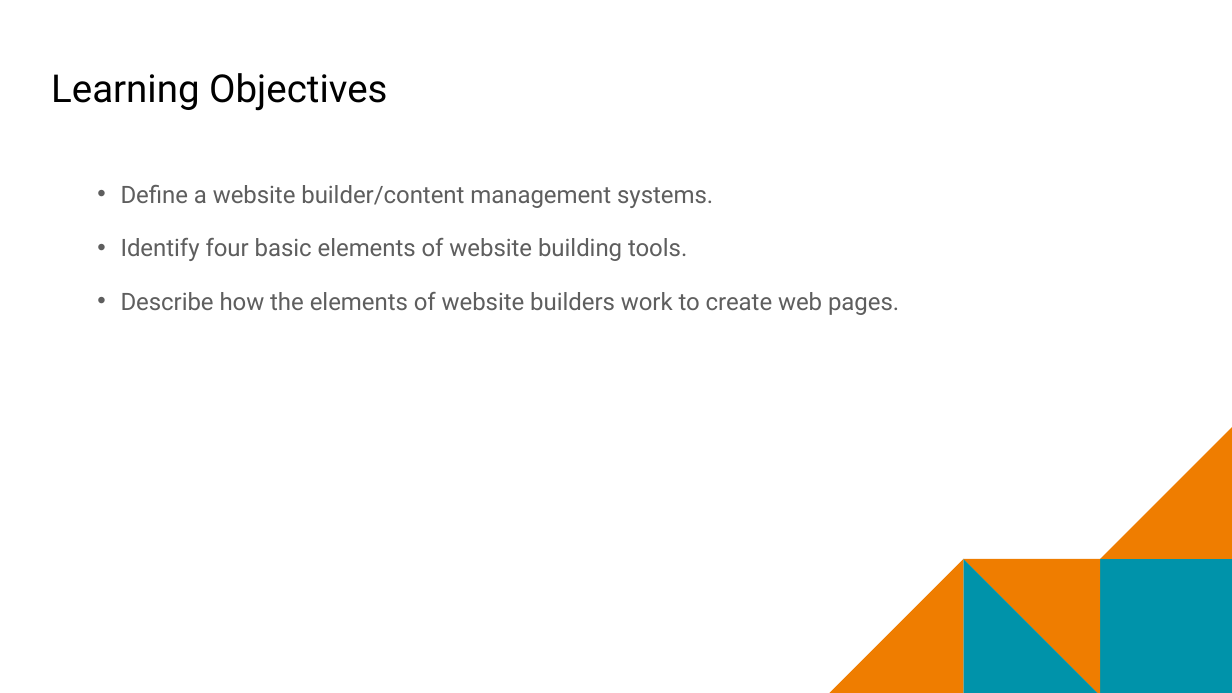
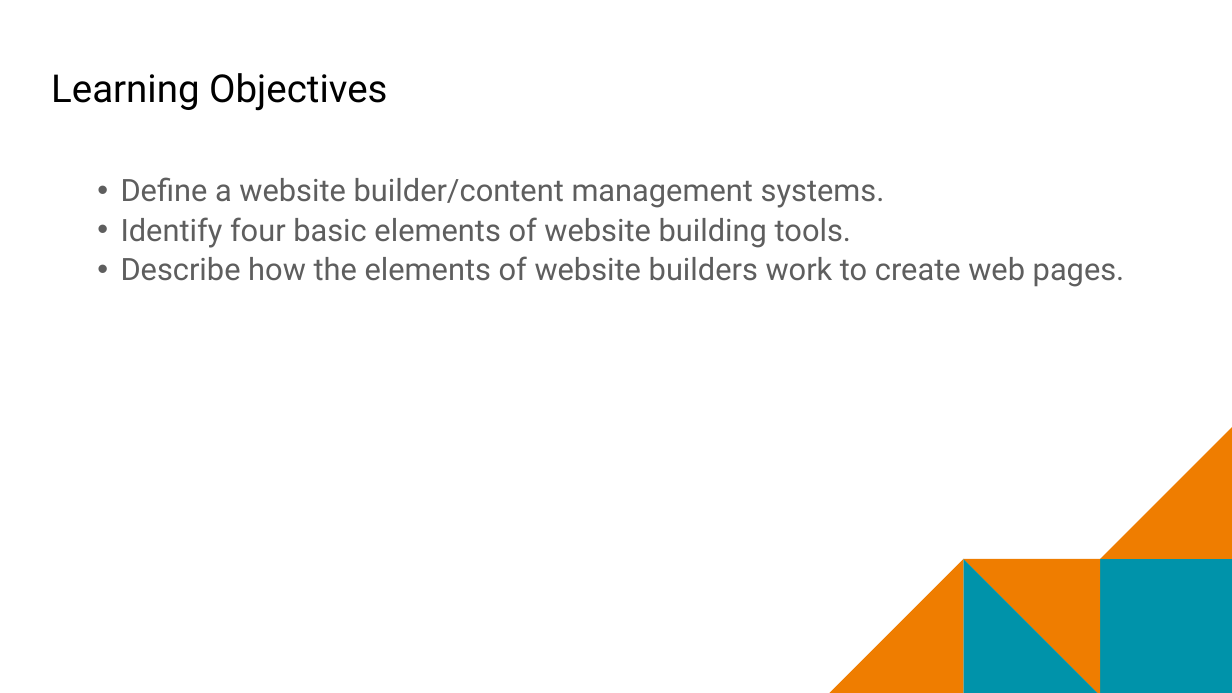
Before and after one commit to mr-eggleton/web-lit-core, a slide deck: slide 3 of final ppt/10-web-builders.pptx. Drawn at 1232x693 pixels with LibreOffice and Linux fonts; fonts in the diff are those of the drawing; background and template pictures are left out. Boxes give left, top, right and bottom in pixels: in the first picture for what was removed or moved away, otherwise in the second. Text is boxed around its words. In the diff, an @@ line names an element or a change of style, - is before the commit and + after.

```diff
--- a/final ppt/10-web-builders.pptx
+++ b/final ppt/10-web-builders.pptx
@@ text "Define a website builder/content management ..." at (121,177,1125,287): size 18.7 to 24 pt; line spacing 1.15 to 0.9; less space between paragraphs @@
```
Also in this commit, not shown: 5 other slides changed, 10 slides added, 2 other files.
